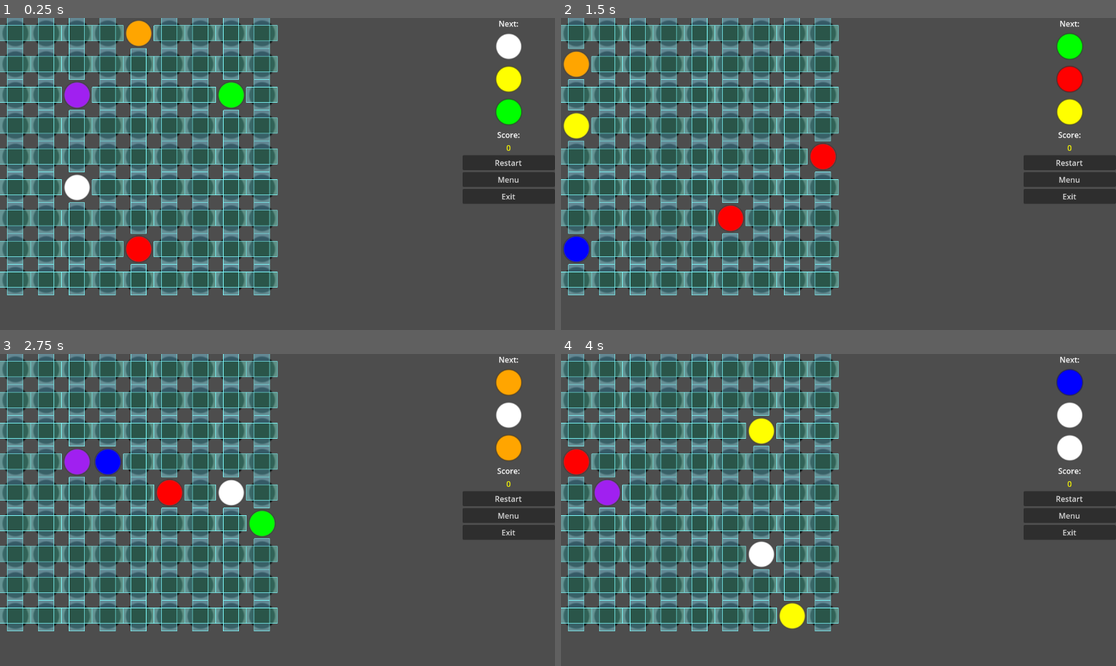
Above: before the commit, frames 1-4 (two rows, left to right).
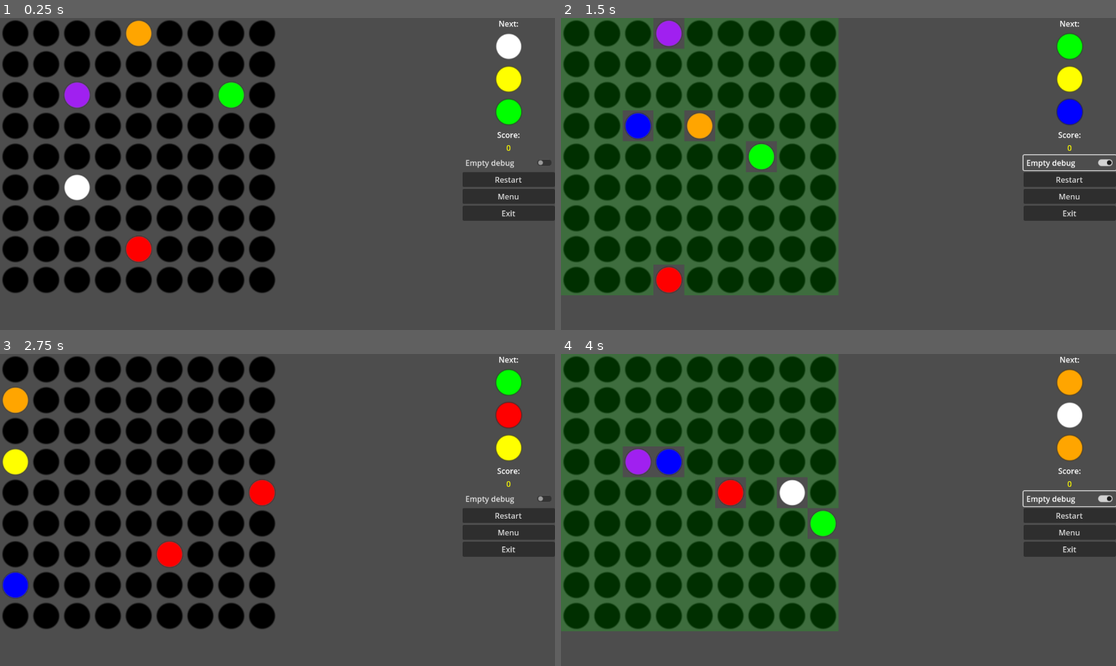
Above: after the commit, the same moments.

Repository: ZeromaXHe/MyGitRepository
Game: Godot game, scene res://tile_map_impl/win_line_tile_map_impl.tscn
Two runs of this game, one before a commit and one after it. Both use one fixed random seed, a clock stepped at 60 frames per second and the inputs below. This scene is started directly instead of the project's main scene.
Inputs (mouse positions are in pixels of both pictures, inside the frame that each line leads up to):
- Up to frame 1 (0.25 s): no input
- Up to frame 2 (1.5 s): click "Restart" at 0.5 s; click (1071, 161) at 1.25 s, where only the run after the commit has a clickable "Empty debug"
- Up to frame 3 (2.75 s): click "Restart" at 2 s
- Up to frame 4 (4 s): click "Restart" at 2.75 s; click (1071, 497) at 3.5 s, where only the run after the commit has a clickable "Empty debug"

The runs differ from the first frame. In frame 1, 34% of the frame differs, in the area x 0-100%, y 0-89%; in frame 2, 46%; in frame 3, 37%; in frame 4, 46%.

Commit message:
fix(GodotDemo): Winline 移动消除小游戏 - 增加空位调试模式；移动失败时选择框要取消；联通计数逻辑错误修复；ball_grid 颜色设置错误修复

Diff:
--- a/GodotDemo/Winline/tile_map_impl/ball_character_body.tscn
+++ b/GodotDemo/Winline/tile_map_impl/ball_character_body.tscn
@@ -15,10 +15,10 @@
 
 [node name="CollisionShape2D" type="CollisionShape2D" parent="."]
 shape = SubResource("CircleShape2D_yivc3")
+disabled = true
 
 [node name="NavigationAgent2D" type="NavigationAgent2D" parent="."]
 path_postprocessing = 1
-debug_enabled = true
 
 [node name="ChosenImg" type="Sprite2D" parent="."]
 visible = false
--- /dev/null
+++ b/GodotDemo/Winline/tile_map_impl/empty_view.tscn
@@ -0,0 +1,10 @@
+[gd_scene load_steps=3 format=3 uid="uid://bhuuoaljhfauu"]
+
+[sub_resource type="Gradient" id="Gradient_4yiao"]
+colors = PackedColorArray(0, 1, 0, 0.188235, 0, 1, 0, 0.188235)
+
+[sub_resource type="GradientTexture2D" id="GradientTexture2D_06qv2"]
+gradient = SubResource("Gradient_4yiao")
+
+[node name="EmptyView" type="Sprite2D"]
+texture = SubResource("GradientTexture2D_06qv2")
--- a/GodotDemo/Winline/tile_map_impl/win_line_tile_map_impl.gd
+++ b/GodotDemo/Winline/tile_map_impl/win_line_tile_map_impl.gd
@@ -3,6 +3,7 @@
 
 
 const ball_body_scene: PackedScene = preload("res://tile_map_impl/ball_character_body.tscn")
+const empty_view_scene: PackedScene = preload("res://tile_map_impl/empty_view.tscn")
 
 @onready var tile_map: TileMap = $TileMap
 # 偷懒，懒得用数组了
@@ -15,6 +16,10 @@
 @onready var balls: Node2D = $Balls
 # 用于在球到达后等待一段时间
 @onready var ball_arrive_timer: Timer = $BallArriveTimer
+# 用于调试空位数组的相关组件
+@onready var empty_debug_timer: Timer = $EmptyDebugTimer
+@onready var empty_debug_btn: CheckButton = $GUI/HBoxContainer/VBoxContainer/EmptyDebugBtn
+@onready var empty_debug_views: Node2D = $EmptyDebugViews
 
 # 存储
 var ball_grid: Array = []
@@ -78,6 +83,7 @@
 			y = randi_range(0, 8)
 		ball_grid[x][y].modulate = color_arr[randi_range(0, 6)]
 
+		empty_posi_arr.erase(ball_grid[x][y])
 		init_ball_on_tile_map(x, y)
 
 
@@ -99,10 +105,10 @@
 
 ## 全局坐标转 ball_grid 索引
 func global_position_to_ball_idx(global_posi: Vector2) -> Vector2i:
-	var x: int = (global_posi.x as int) / 64
+	var x: int = global_posi.x / 64
 	if x < 0 or x >= 9:
 		return Vector2i(-1, -1)
-	var y: int = (global_posi.y as int) / 64
+	var y: int = global_posi.y / 64
 	if y < 0 or y >= 9:
 		return Vector2i(-1, -1)
 	return Vector2i(x, y)
@@ -142,6 +148,7 @@
 			print("当前点击空位置[", clicked.x, ", ", clicked.y, "]无效，因为没有选择要移动的球")
 			return
 
+		ball_grid[chosen_position.x][chosen_position.y].instance.chosen_img.visible = false
 		move_ball_to_empty(ball_grid[chosen_position.x][chosen_position.y], clicked)
 		# 重置选择位置
 		chosen_position = Vector2i(-1, -1)
@@ -169,18 +176,12 @@
 
 	# 将球所在的 TileMap 置为 slot，不然后面球会因为自己脚下的位置不是空位而无法移动
 	tile_map.set_cell(0, Vector2i(ball.x, ball.y), 2, Vector2i(0, 0))
-	ball.instance.chosen_img.visible = false
 	moving_ball = true
 	async_move_ball_empty.call_deferred(ball, empty)
 
 
 ## 异步执行球移动的过程，待球移动到指定位置，执行收尾逻辑
 func async_move_ball_empty(ball: Ball, empty: Ball):
-
-	# TODO: 数组查找效率比较低，这里简单实现功能
-	empty_posi_arr.remove_at(empty_posi_arr.find(empty))
-	empty_posi_arr.append(ball)
-
 	# 命令球向空位移动
 	ball.instance.move_to(ball_idx_to_global_position(empty.x, empty.y))
 	print("等待球移动完成")
@@ -191,6 +192,10 @@
 	# 再等待一段时间，不然会有 bug，会被新生成的球挤住
 	ball_arrive_timer.start()
 	await ball_arrive_timer.timeout
+
+	# TODO: 数组查找效率比较低，这里简单实现功能
+	empty_posi_arr.erase(empty)
+	empty_posi_arr.append(ball)
 
 	# 移动球后，改 ball_grid 中存储的颜色和实例
 	empty.modulate = ball.modulate
@@ -272,7 +277,7 @@
 			qy += dy
 			if dx != 0 and dy == 0:
 				row_count += 1
-			elif dy == 0 and dy != 0:
+			elif dx == 0 and dy != 0:
 				col_count += 1
 			elif dx + dy == 0:
 				slash_count += 1
@@ -344,43 +349,48 @@
 
 func reset_ball_to_slot_and_score(x: int, y: int):
 	ball_grid[x][y].instance.queue_free()
-	ball_grid[x][y].modulate == Color.BLACK
+	ball_grid[x][y].modulate = Color.BLACK
 	# 将球所在的 TileMap 置为 slot
 	tile_map.set_cell(0, Vector2i(x, y), 2, Vector2i(0, 0))
 	# 每个球加一分
 	score_point += 1
+	# 增加空位
+	empty_posi_arr.append(ball_grid[x][y])
 
 
 ## 将下面 3 个球加入棋盘
 func add_next_come_3_balls():
-	if empty_posi_arr.size() < 3:
-		print("空余位置不够生成 3 个新球，你输了！！！")
-		game_over = true
-		note_label.visible = true
-		return
-
 	empty_posi_arr.shuffle()
 
-	var next: Ball = empty_posi_arr.pop_back()
-	next.modulate = next_ball1.modulate
-	init_ball_on_tile_map(next.x, next.y)
-
-	next = empty_posi_arr.pop_back()
-	next.modulate = next_ball2.modulate
-	init_ball_on_tile_map(next.x, next.y)
-
-	next = empty_posi_arr.pop_back()
-	next.modulate = next_ball3.modulate
-	init_ball_on_tile_map(next.x, next.y)
-
-	# 刷新三个即将出现的球的颜色
-	init_next_coming_3_balls()
+	var next: Ball
+	if empty_posi_arr.size() > 0:
+		next = empty_posi_arr.pop_back()
+		if next.instance != null:
+			printerr("wtf")
+		next.modulate = next_ball1.modulate
+		init_ball_on_tile_map(next.x, next.y)
+
+	if empty_posi_arr.size() > 0:
+		next = empty_posi_arr.pop_back()
+		if next.instance != null:
+			printerr("wtf")
+		next.modulate = next_ball2.modulate
+		init_ball_on_tile_map(next.x, next.y)
+
+	if empty_posi_arr.size() > 0:
+		next = empty_posi_arr.pop_back()
+		if next.instance != null:
+			printerr("wtf")
+		next.modulate = next_ball3.modulate
+		init_ball_on_tile_map(next.x, next.y)
 
 	if empty_posi_arr.size() == 0:
 		print("空余位置数量为 0，你输了！！！")
 		game_over = true
 		note_label.visible = true
-		return
+	else:
+		# 刷新三个即将出现的球的颜色
+		init_next_coming_3_balls()
 
 
 func _on_restart_btn_pressed() -> void:
@@ -393,3 +403,23 @@
 
 func _on_exit_btn_pressed() -> void:
 	get_tree().quit()
+
+
+func _on_empty_debug_timer_timeout() -> void:
+	for child in empty_debug_views.get_children():
+		child.queue_free()
+	for empty in empty_posi_arr:
+		var empty_view = empty_view_scene.instantiate()
+		empty_debug_views.add_child(empty_view)
+		empty_view.global_position = ball_idx_to_global_position(empty.x, empty.y)
+
+
+func _on_empty_debug_btn_toggled(button_pressed: bool) -> void:
+	if button_pressed:
+		empty_debug_timer.start()
+		# 首先就直接绘制一次
+		_on_empty_debug_timer_timeout()
+	else:
+		empty_debug_timer.stop()
+		for child in empty_debug_views.get_children():
+			child.queue_free()
--- a/GodotDemo/Winline/tile_map_impl/win_line_tile_map_impl.tscn
+++ b/GodotDemo/Winline/tile_map_impl/win_line_tile_map_impl.tscn
@@ -44,7 +44,6 @@
 
 [node name="TileMap" type="TileMap" parent="."]
 tile_set = SubResource("TileSet_jq5o6")
-navigation_visibility_mode = 1
 format = 2
 layer_0/tile_data = PackedInt32Array(0, 2, 0, 65536, 2, 0, 131072, 2, 0, 196608, 2, 0, 262144, 2, 0, 327680, 2, 0, 3932 …(997 unchanged characters)…
 
@@ -122,6 +121,10 @@
 horizontal_alignment = 1
 vertical_alignment = 1
 
+[node name="EmptyDebugBtn" type="CheckButton" parent="GUI/HBoxContainer/VBoxContainer"]
+layout_mode = 2
+text = "Empty debug"
+
 [node name="RestartBtn" type="Button" parent="GUI/HBoxContainer/VBoxContainer"]
 layout_mode = 2
 text = "Restart"
@@ -138,6 +141,12 @@
 wait_time = 0.2
 one_shot = true
 
+[node name="EmptyDebugTimer" type="Timer" parent="."]
+
+[node name="EmptyDebugViews" type="Node2D" parent="."]
+
+[connection signal="toggled" from="GUI/HBoxContainer/VBoxContainer/EmptyDebugBtn" to="." method="_on_empty_debug_btn_toggled"]
 [connection signal="pressed" from="GUI/HBoxContainer/VBoxContainer/RestartBtn" to="." method="_on_restart_btn_pressed"]
 [connection signal="pressed" from="GUI/HBoxContainer/VBoxContainer/MainMenuBtn" to="." method="_on_main_menu_btn_pressed"]
 [connection signal="pressed" from="GUI/HBoxContainer/VBoxContainer/ExitBtn" to="." method="_on_exit_btn_pressed"]
+[connection signal="timeout" from="EmptyDebugTimer" to="." method="_on_empty_debug_timer_timeout"]
--- a/GodotDemo/Winline/ui_impl/winline_ui_impl.gd
+++ b/GodotDemo/Winline/ui_impl/winline_ui_impl.gd
@@ -211,8 +211,8 @@
 
 ## 将下面 3 个球加入棋盘
 func add_next_come_3_balls():
-	if empty_posi_arr.size() < 3:
-		print("空余位置少于 3，你输了！！！")
+	if empty_posi_arr.size() <= 3:
+		print("空余位置数量少于等于 3，你输了！！！")
 		game_over = true
 		return
 	empty_posi_arr.shuffle()
